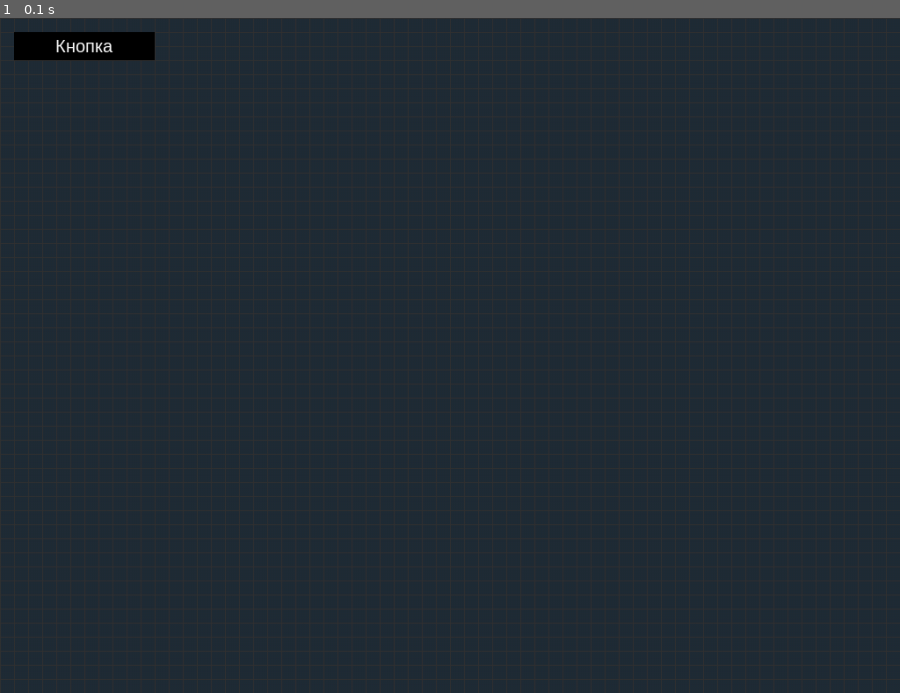
Above: before the commit, frame 1.
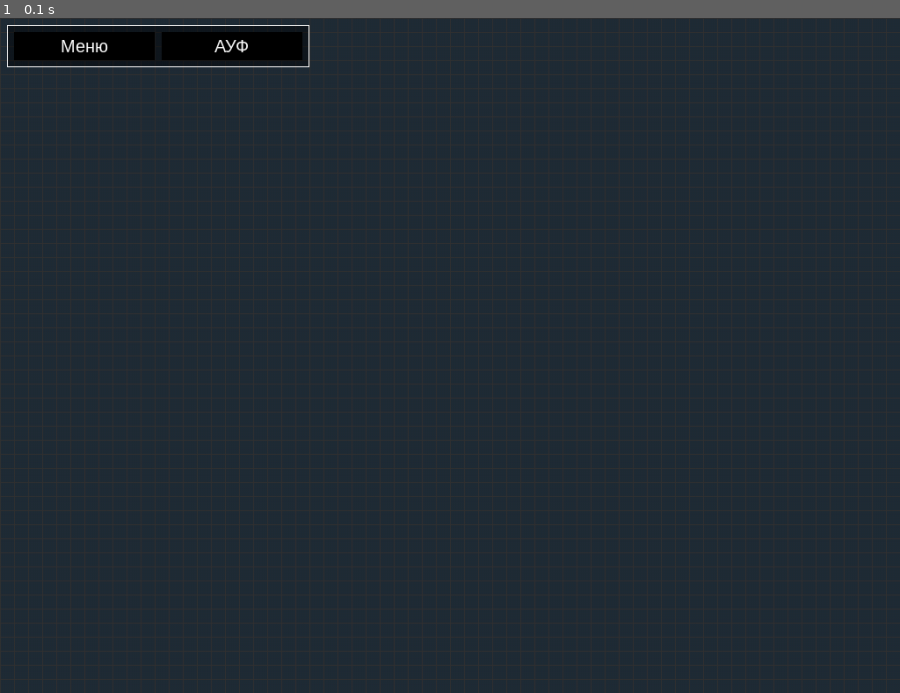
Above: after the commit, the same moment.

Repository: KValexander/own-rts
Game: pygame game, started from Prototype Pygame/main.py
Same seed, same stepped clock (60 frames per second), same inputs: the game is played once before the commit and once after it.
Inputs:
- Up to frame 1 (0.1 s): no input

The runs differ from the first frame. In frame 1, 1.0% of the frame differs, in the area x 0-35%, y 1-8%.

Commit message:
something upd

Diff:
--- a/Prototype Pygame/arrays.py
+++ b/Prototype Pygame/arrays.py
@@ -7,6 +7,7 @@
 
 # Interface arrays
 buttons = []
+surfaces = []
 
 # Getting item
 def getItemById(ident):
@@ -35,6 +36,15 @@
 		item.selected = False
 	selectedItems.clear()
 
+# Clear buttons
+def clearButtons():
+	buttons.clear()
+
+# Clear surfaces
+def clearSurfaces():
+	surfaces.clear()
+
+
 # Import templates
 from templates import Worker
 
--- a/Prototype Pygame/collisions.py
+++ b/Prototype Pygame/collisions.py
@@ -21,7 +21,7 @@
 def mouseCollision(item, mousePos):
 	x, y = mousePos
 	if( item.x < x and (item.x + item.width) > x
-		or item.x < y and (item.y + item.height ) > y):
+		and item.x < y and (item.y + item.height ) > y):
 		return True
 	else: return False
 
--- a/Prototype Pygame/configs.py
+++ b/Prototype Pygame/configs.py
@@ -14,3 +14,8 @@
 HEIGHT 	= 768
 FPS 	= 200
 SIZE 	= (WIDTH, HEIGHT)
+
+# Grid settings
+GRIDLINEX 	= 16
+GRIDLINEY 	= 16
+GRIDSIZE 	= (GRIDLINEX, GRIDLINEY)
--- a/Prototype Pygame/interface.py
+++ b/Prototype Pygame/interface.py
@@ -8,39 +8,98 @@
 
 # Button class
 class Button:
-	def __init__(self, text, colorT, x, y, w, h, colorB):
-		self.text = text
-		self.colorT = colorT
-		self.x = x
-		self.y = y
-		self.width = w
-		self.height = h
-		self.colorB = colorB
-		self.font = pygame.font.SysFont("arial", 20)
+	def __init__(self, name, text, colorT, x, y, w, h, colorB):
+		self.name 		 = name
+		self.font 		 = pygame.font.SysFont("arial", 20)
+		self.text 		 = text
+		self.x 			 = x
+		self.y 			 = y
+		self.width 		 = w
+		self.height 	 = h
+		self.colorT 	 = colorT
+		self.colorB 	 = colorB
+		self.colorH 	 = WHITE
 		self.tW, self.tH = self.font.size(self.text)
-		self.location = (self.x + self.width / 2 - self.tW / 2, self.y + self.height / 2 - self.tH / 2)
-		self.rect = pygame.Rect(self.x, self.y, self.width, self.height)
-		self.name = self.font.render(str(self.text), True, self.colorT)
+		self.location 	 = (self.x + self.width / 2 - self.tW / 2, self.y + self.height / 2 - self.tH / 2)
+		self.rect 		 = pygame.Rect(self.x, self.y, self.width, self.height)
+		self.iname 		 = self.font.render(str(self.text), True, self.colorT)
+
+	def draw(self, screen, mouse):
+		pygame.draw.rect(screen, self.colorB, self.rect, 0)
+		screen.blit(self.iname, self.location)
+
+		if(mouseCollision(self, mouse.coordMove)):
+			self.hoverDraw(screen)
+
+	def hoverDraw(self, screen):
+		pygame.draw.rect(screen, self.colorH, self.rect, 1)
+
+# Surface class
+class Surface:
+	def __init__(self, name, color, alpha, x, y, width, height):
+		self.name 				= name
+		self.color 				= color
+		self.alpha 				= alpha
+		self.x 					= x
+		self.y 					= y
+		self.width 				= width
+		self.height 			= height
+		self.location 			= (self.x, self.y)
+		self.size				= (self.width, self.height)
+		self.surface 			= pygame.Surface(self.size)
+		self.surface.fill(self.color)
+		self.surface.set_alpha(self.alpha)
 
 	def draw(self, screen):
-		pygame.draw.rect(screen, self.colorB, self.rect, 0)
-		screen.blit(self.name, self.location)
+		screen.blit(self.surface, self.location)
+		self.drawBorder(screen)
+
+	def drawBorder(self, screen):
+		pygame.draw.rect(screen, WHITE, [self.x, self.y, self.width, self.height], 1)
+
+# Menu class
+class Menu:
+	def __init__(self):
+		pass
 
 # Interface class
 class Interface:
-	def __init__(self):
+	def __init__(self, screen):
+		self.screen = screen
+		self.menuScreen = False
 		self.create()
 
-	def createButton(self, text, colorT, x, y, w, h, colorB):
-		button = Button(text, colorT, x, y, w, h, colorB)
+	# Create button
+	def createButton(self, name, text, colorT, x, y, w, h, colorB):
+		button = Button(name, text, colorT, x, y, w, h, colorB)
 		buttons.append(button)
 
+	# Create surface
+	def createSurface(self, name, color, alpha, x, y, width, height):
+		surface = Surface(name, color, alpha, x, y, width, height)
+		surfaces.append(surface)
+
+	def createTexture(self):
+		pass
+
+	# Creating interface elements
 	def create(self):
-		self.createButton("Кнопка", WHITE, 16, 16, 160, 32, BLACK)
+		clearButtons()
+		clearSurfaces()
 
-	def draw(self, screen):
+		self.createSurface("srfc", BLACK, 110, 8, 8, 344, 48)
+		self.createButton("auf", "АУФ", WHITE, 184, 16, 160, 32, BLACK)
+		self.createButton("menu", "Меню", WHITE, 16, 16, 160, 32, BLACK)
+
+	# Draw interface
+	def draw(self, mouse):
+		# Draw surfaces
+		for surface in surfaces:
+			surface.draw(self.screen)
+
+		# Draw buttons
 		for button in buttons:
-			button.draw(screen)
+			button.draw(self.screen, mouse)
 
 	def update(self):
 		pass
--- a/Prototype Pygame/main.py
+++ b/Prototype Pygame/main.py
@@ -46,8 +46,7 @@
 		self.grid 	= Grid()	# Grid
 		self.fog 	= Fog() 	# Fog
 
-		self.interface = Interface() # Interface
-
+		self.interface = Interface(self.screen) # Interface
 		self.selectionRect = SelectionRect() # Selection Rect
 
 		# Load background image
@@ -115,7 +114,6 @@
 		# Updating item selection rectangle data
 		if self.selectionRect.state == True:
 			self.selectionRect.update(self.mouse.coordClick, self.mouse.coordMove)
-			self.selectionRect.ghostSelection(self.screen)
 
 		# Handling events
 		self.events()
@@ -140,7 +138,7 @@
 			self.selectionRect.draw(self.screen)
 
 		# Rendering Interface
-		self.interface.draw(self.screen)
+		self.interface.draw(self.mouse)
 
 		# Clear past render
 		pygame.display.flip()
--- a/Prototype Pygame/methods.py
+++ b/Prototype Pygame/methods.py
@@ -9,13 +9,13 @@
 # Mouse class
 class Mouse:
 	def __init__(self):
-		self.coordClick = 0
-		self.clickX = 0
-		self.clickY = 0
+		self.coordClick = (0, 0)
+		self.clickX 	= 0
+		self.clickY 	= 0
 
-		self.coordMove 	= 0
-		self.moveX = 0
-		self.moveY = 0
+		self.coordMove 	= (0, 0)
+		self.moveX 		= 0
+		self.moveY 		= 0
 
 	# Handling mouse down
 	def mouseDown(self, e):
@@ -78,24 +78,26 @@
 	def __init__(self):
 		self.color 	= (230, 230, 230)
 		self.i 		= 0
-		self.lineX 	= 16
-		self.lineY 	= 16
+		self.lineX 	= GRIDLINEX
+		self.lineY 	= GRIDLINEY
 		self.collsX = WIDTH / self.lineX
 		self.collsY = HEIGHT / self.lineY
+		self.conditionX = self.collsX * self.lineX
+		self.conditionY = self.collsY * self.lineY
 
 	# Casting numbers to multiples of the grid
 	def gridSize(self, n, case):
-		if case == "x": n = int(n / self.lineX) * self.lineX
-		if case == "y": n = int(n / self.lineY) * self.lineY
+		if case == "x": n = int(n / GRIDLINEX) * GRIDLINEX
+		if case == "y": n = int(n / GRIDLINEY) * GRIDLINEY
 		return n
 
 	# Method grid rendering
 	def drawGrid(self, screen):
-		while self.i <= self.collsX * self.lineX:
+		while self.i <= self.conditionX:
 			pygame.draw.line(screen, self.color, (self.i, 0), (self.i, HEIGHT))
 			self.i += self.lineX
 		self.i = 0
-		while self.i <= self.collsY * self.lineY:
+		while self.i <= self.conditionY:
 			pygame.draw.line(screen, self.color, (0, self.i), (WIDTH, self.i))
 			self.i += self.lineY
 		self.i = 0
@@ -109,10 +111,10 @@
 class Fog:
 	def __init__(self):
 		self.color = BLACK
-		self.cX = Grid().collsX
-		self.cY = Grid().collsY
-		self.lX = Grid().lineX
-		self.lY = Grid().lineY
+		self.lX = GRIDLINEX
+		self.lY = GRIDLINEY
+		self.cX = WIDTH / self.lX
+		self.cY = HEIGHT / self.lY
 		self.conditionX = self.cX * self.lX
 		self.conditionY = self.cY * self.lY
 		self.surface = pygame.Surface([self.lX, self.lY])
@@ -120,9 +122,9 @@
 
 	def drawFog(self, screen):
 		for i in range(int(self.conditionX)):
-			if i % 16 == 0:
+			if i % self.lX == 0:
 				for j in range(int(self.conditionY)):
-					if j % 16 == 0:
+					if j % self.lY == 0:
 						self.surface.set_alpha(200)
 						for item in items:
 							if(fogCollision(item, i, j, self.lX, self.lY) == True):
@@ -162,12 +164,6 @@
 		self.height = 0
 		self.state 	= False
 
-	# Ghosts selection rectangle
-	def ghostSelection(self, screen):
-		for item in items:
-			if selectCollision(self, item):
-				pygame.draw.rect(screen, (0, 90, 0), [item.rect.x, item.rect.y, item.rect.width, item.rect.height], 2)
-
 	# Adding items in selected items
 	def selection(self):
 		# Clear selected items
